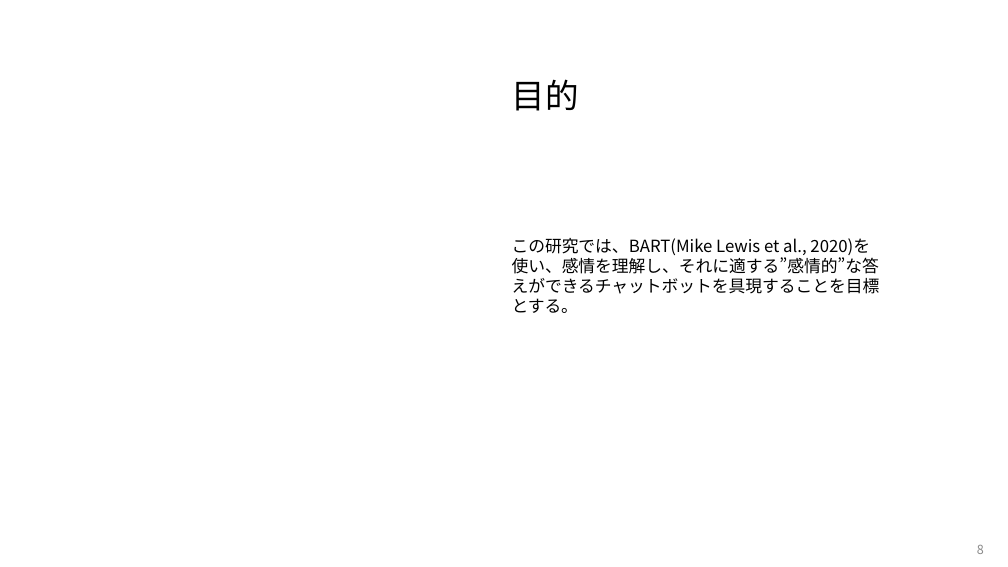
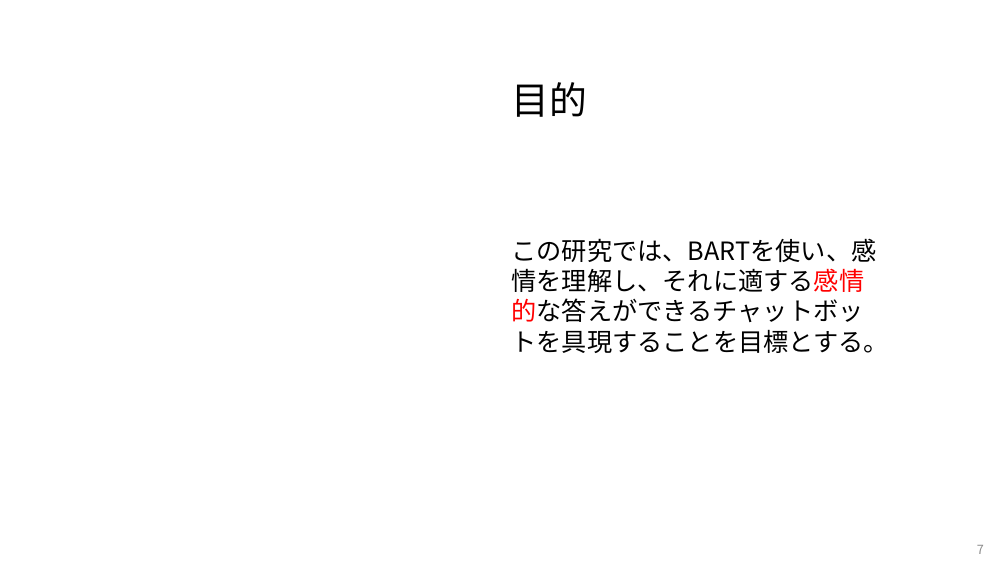
Before and after one commit to Sion1225/Study-Deeplearning-NLP, a slide deck: slide 7 of Presentation/感情認識に基づく対話システム.pptx (slide 8 before the commit). Drawn at 1008x567 pixels with LibreOffice and Linux fonts; fonts in the diff are those of the drawing. Boxes give left, top, right and bottom in pixels: in the first picture for what was removed or moved away, otherwise in the second. Text is boxed around its words. In the diff, an @@ line names an element or a change of style, - is before the commit and + after.

```diff
--- a/Presentation/感情認識に基づく対話システム.pptx
+++ b/Presentation/感情認識に基づく対話システム.pptx
@@ title "目的" at [512, 82, 588, 117]: size 32 to 36 pt @@
@@ text at [512, 238, 889, 353]: text changed; size 16 to 24 pt @@
-この研究では、BART(Mike Lewis et al., 2020)を使い、感情を理解し、それに適する”感情的”な答えができるチャットボットを具現することを目標とする。
+この研究では、BARTを使い、感情を理解し、それに適する感情的な答えができるチャットボットを具現することを目標とする。
@@ page number at [977, 545, 984, 554]: text changed @@
-8
+7
```
Also in this commit, not shown: 6 other slides changed, 1 slide added, 1 slide removed.
